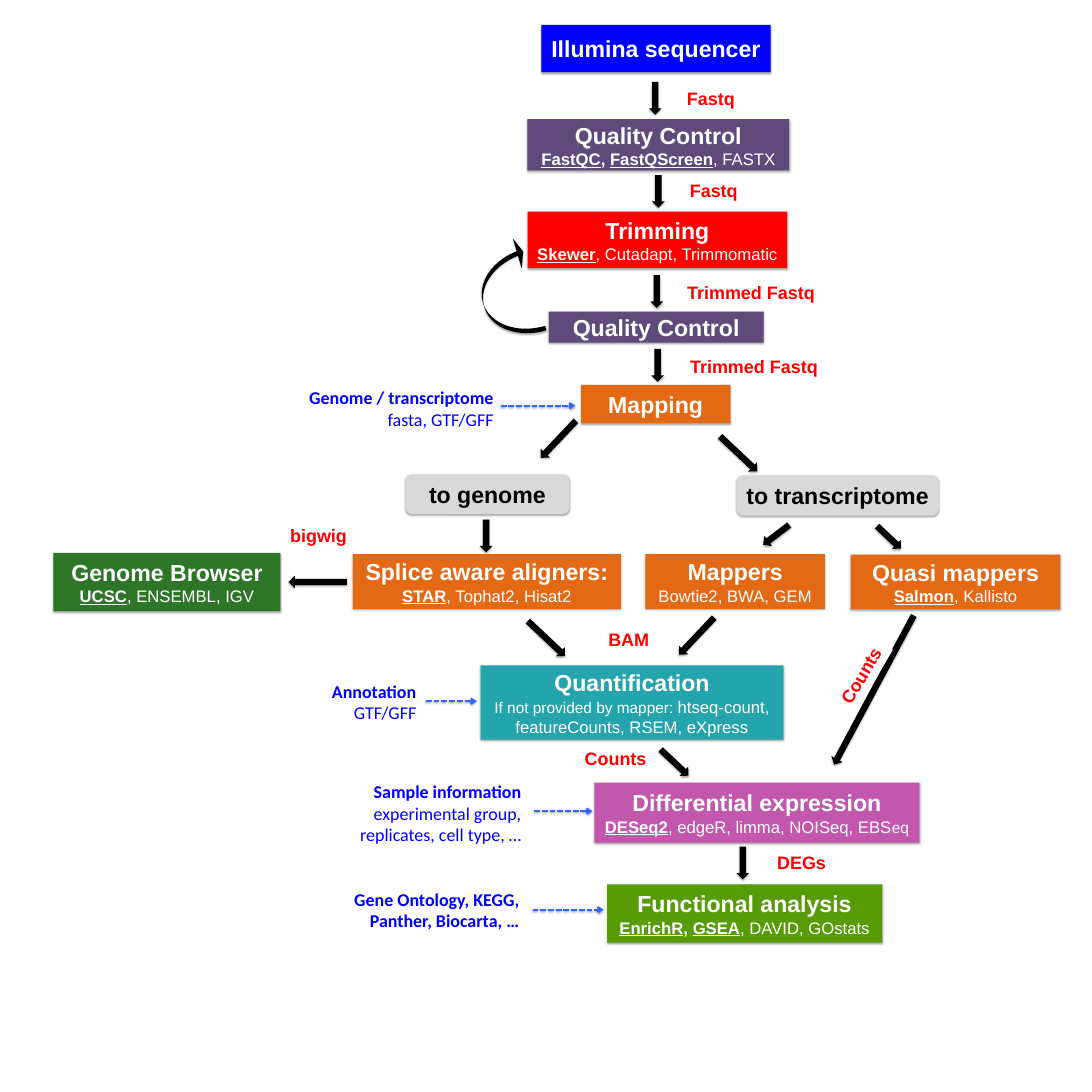
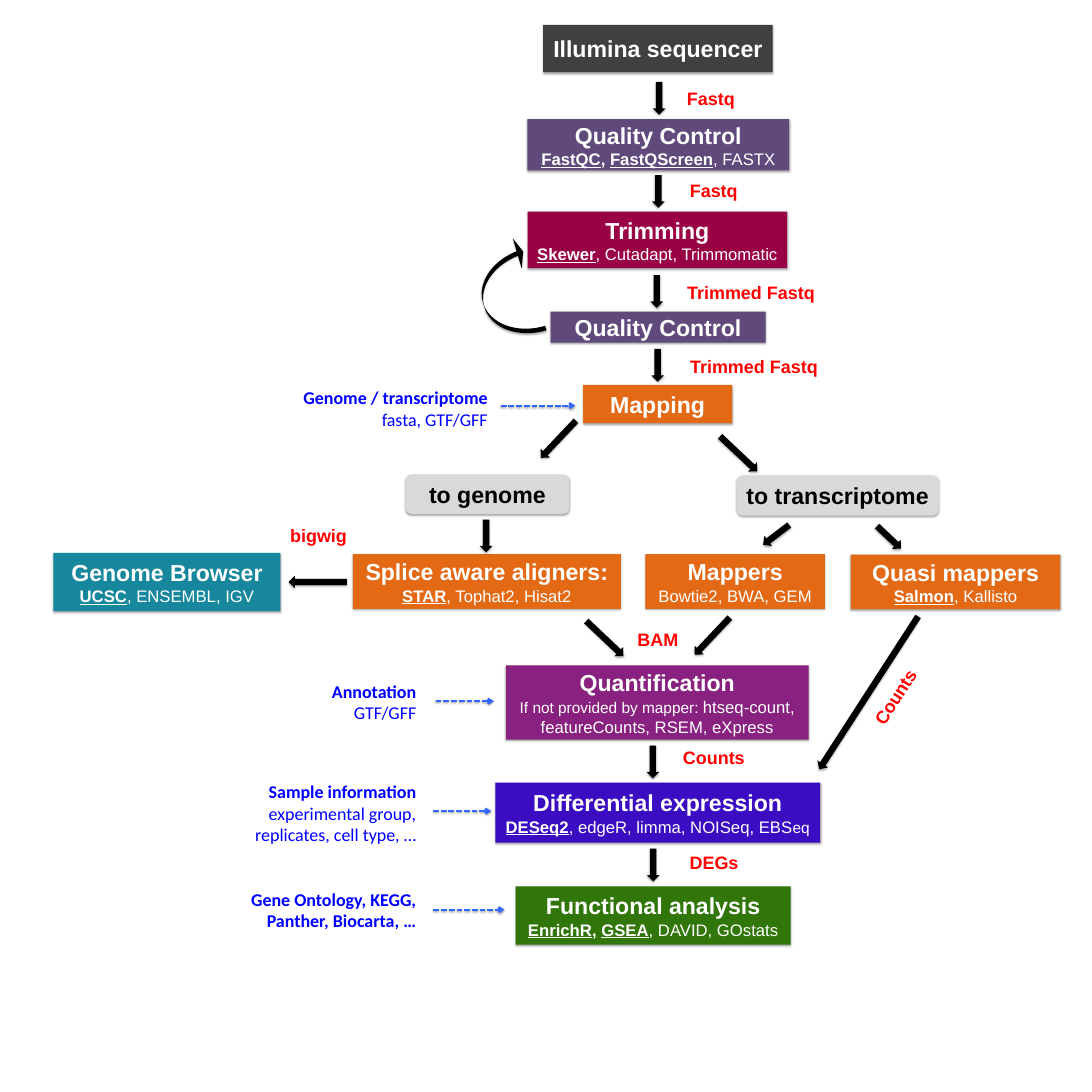
Before and after one commit to biocorecrg/RNAseq_course_2019, a slide deck: slide 1 of RNAseq_workflow.pptx. Drawn at 1092x1092 pixels with LibreOffice and Linux fonts; fonts in the diff are those of the drawing. Boxes give left, top, right and bottom in pixels: in the first picture for what was removed or moved away, otherwise in the second. Text is boxed around its words. In the diff, an @@ line names an element or a change of style, - is before the commit and + after.

```diff
--- a/RNAseq_workflow.pptx
+++ b/RNAseq_workflow.pptx
@@ rectangle "Illumina sequencer" at (543,25,772,72): fill #0000FF to #404040 @@
@@ down arrow: place and size @@
-down arrow at (649,82,662,115)
+down arrow at (653,82,666,115)
@@ rectangle "Trimming" at (528,212,787,268): fill #FF0000 to #9A0246 @@
@@ text "Genome / transcriptome": place and size @@
-text "Genome / transcriptome" at (309,391,493,428)
+text "Genome / transcriptome" at (303,391,488,428)
@@ rectangle "Genome Browser" at (54,553,281,611): fill #2D7627 to #16879D @@
@@ down arrow: place and size @@
-down arrow at (524,617,570,661)
+down arrow at (582,617,628,661)
@@ text "BAM": place and size @@
-text "BAM" at (608,633,649,646)
+text "BAM" at (637,633,678,646)
@@ down arrow: place and size @@
-down arrow at (675,613,719,659)
+down arrow at (690,613,735,659)
@@ down arrow at (814,613,924,773): rotation 28 to 32 degrees @@
@@ rectangle "Counts" at (862,657,928,738): rotation 300 to 302 degrees @@
@@ rectangle "Quantification": place and size @@
-rectangle "Quantification" at (481,665,783,740)
+rectangle "Quantification" at (506,665,809,740)
@@ rectangle "Quantification" at (506,665,809,740): fill #24A4AC to #88217F @@
@@ arrow moved from (426, 701) - (477, 701) to (436, 701) - (494, 701) @@
@@ down arrow at (647,745,659,778): mirrored; rotation 313 to 0 degrees @@
@@ rectangle "Counts": place and size @@
-rectangle "Counts" at (577,744,654,773)
+rectangle "Counts" at (675,743,753,772)
@@ text "Sample information": place and size @@
-text "Sample information" at (360,785,521,844)
+text "Sample information" at (255,785,416,844)
@@ rectangle "Differential expression" at (495,782,820,842): fill #C258AE to #3A0CC2 @@
@@ 2 arrows, 1 rectangle: place and size @@
-2 arrows, 1 rectangle at (533,782,919,909)
+2 arrows, 1 rectangle at (433,782,820,909)
@@ 2 rectangles, 1 down arrow: place and size @@
-2 rectangles, 1 down arrow at (607,847,882,943)
+2 rectangles, 1 down arrow at (516,848,791,945)
@@ text "Gene Ontology, KEGG, Panther, Biocarta, ...": place and size @@
-text "Gene Ontology, KEGG, Panther, Biocarta, ..." at (354,893,519,930)
+text "Gene Ontology, KEGG, Panther, Biocarta, ..." at (251,893,416,930)
@@ rectangle "Functional analysis" at (516,886,791,945): fill #579C07 to #307609 @@
```
Also in this commit, not shown: 2 other files.
